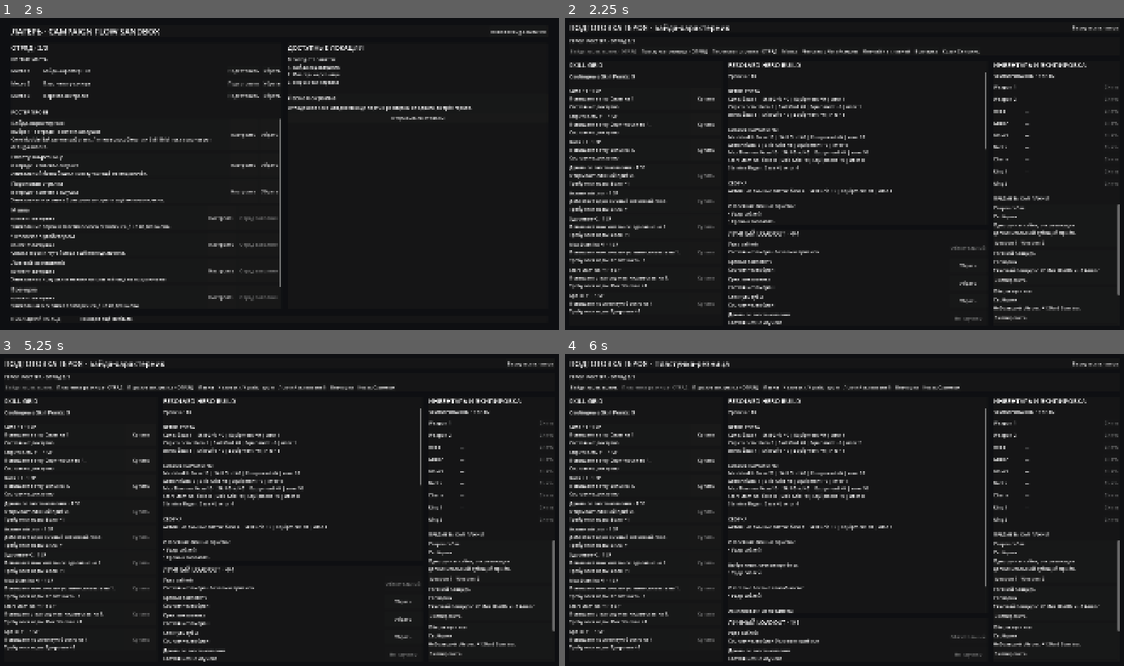
Above: before the commit, frames 1-4 (two rows, left to right).
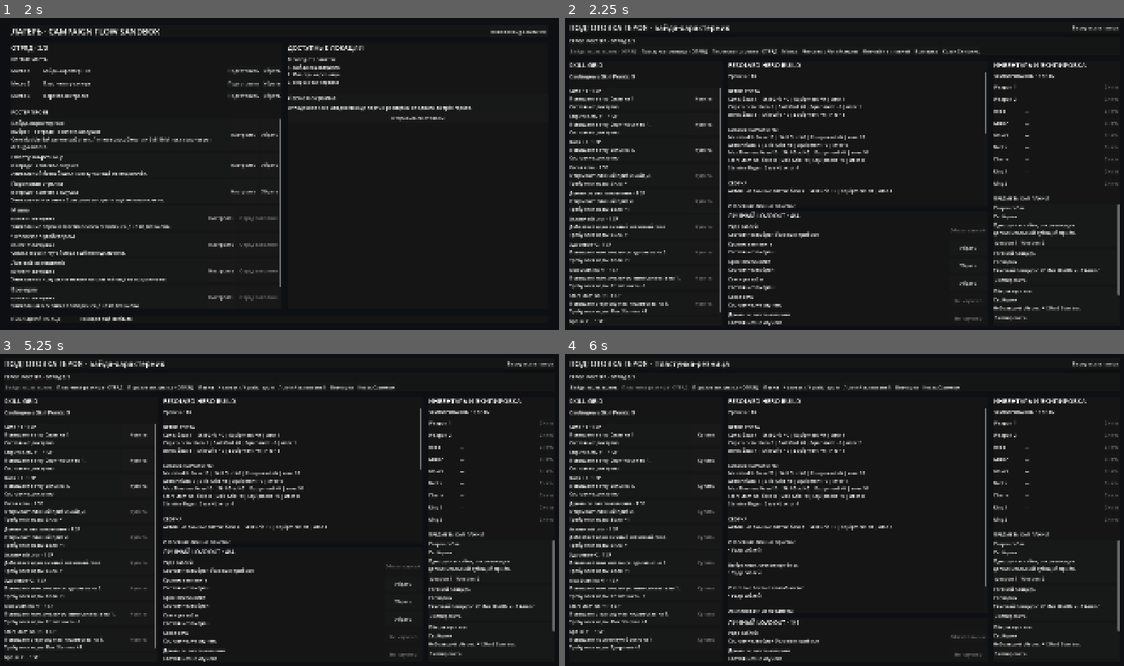
Above: after the commit, the same moments.

Repository: DanilNikolin/kleynod-steppe-frontier
Game: Godot game, scene res://scenes/campaign/campaign_sandbox.tscn
Two runs of this game, one before a commit and one after it. Both use one fixed random seed, a clock stepped at 60 frames per second and the inputs below.
Inputs:
- Up to frame 1 (2 s): click "Новая debug-кампания" at 0.5 s; click "Новая debug-кампания" at 1.25 s
- Up to frame 2 (2.25 s): click "Подготовить" at 2 s
- Up to frame 3 (5.25 s): click "Вернуться в лагерь" at 2.75 s; click "Убрать" at 3.5 s; click "Подготовить" at 4.25 s; click "Байда-характерник" at 5 s
- Up to frame 4 (6 s): click "Пластунка-резница · ОТРЯД" at 5.75 s

Frame 1 is identical in both runs. In frame 2, 2.5% of the frame differs, in the area x 0-76%, y 22-99%; in frame 3, 2.5%; in frame 4, nothing differs.

Commit message:
feat(bayda): add slanting cut ability and cracked armor status with debug skill grid

Diff:
--- /dev/null
+++ b/content/abilities/heroes/bayda/bayda_slanting_cut.tres
@@ -0,0 +1,37 @@
+[gd_resource type="Resource" script_class="AbilityDefinition" format=3]
+
+[ext_resource type="Script" path="res://core/battle/abilities/ability_definition.gd" id="1_ability"]
+[ext_resource type="Script" path="res://core/battle/targeting/ability_targeting_definition.gd" id="2_targeting"]
+[ext_resource type="Script" path="res://core/battle/effects/battle_effect.gd" id="3_effect"]
+[ext_resource type="Script" path="res://core/battle/effects/damage_effect.gd" id="4_damage"]
+[ext_resource type="Script" path="res://core/battle/effects/apply_status_effect.gd" id="5_apply_status"]
+[ext_resource type="Resource" path="res://content/statuses/heroes/bayda/bayda_cracked_armor.tres" id="6_cracked_armor"]
+
+[sub_resource type="Resource" id="Resource_slanting_cut_damage"]
+script = ExtResource("4_damage")
+base_damage = 4
+strength_scaling = 0.0
+effect_id = &"effect_bayda_slanting_cut_damage"
+
+[sub_resource type="Resource" id="Resource_slanting_cut_status"]
+script = ExtResource("5_apply_status")
+status_definition = ExtResource("6_cracked_armor")
+effect_id = &"effect_bayda_slanting_cut_cracked_armor"
+
+[sub_resource type="Resource" id="Resource_slanting_cut_targeting"]
+script = ExtResource("2_targeting")
+aim_requirement = 1
+aim_relation_mask = 4
+aim_offsets = Array[Vector2i]([Vector2i(1, -1), Vector2i(2, -1), Vector2i(3, -1), Vector2i(1, 0), Vector2i(2, 0), Vector2i(3, 0), Vector2i(1, 1), Vector2i(2, 1), Vector2i(3, 1)])
+affected_relation_mask = 4
+impact_offsets = Array[Vector2i]([Vector2i(0, 0), Vector2i(1, 0)])
+
+[resource]
+script = ExtResource("1_ability")
+ability_id = &"ability_bayda_slanting_cut"
+display_name = "Косая сечь"
+description = "Байда рубит выбранного врага и противника сразу за ним, наносит 4 урона и снижает их броню на 2."
+branch = 1
+stamina_cost = 6
+targeting = SubResource("Resource_slanting_cut_targeting")
+effects = Array[ExtResource("3_effect")]([SubResource("Resource_slanting_cut_damage"), SubResource("Resource_slanting_cut_status")])
--- a/content/heroes/bayda/bayda_hero.tres
+++ b/content/heroes/bayda/bayda_hero.tres
@@ -4,12 +4,13 @@
 [ext_resource type="Script" path="res://core/battle/abilities/ability_definition.gd" id="2_ability"]
 [ext_resource type="Resource" path="res://content/combatants/heroes/bayda/bayda_base_combatant.tres" id="3_combatant"]
 [ext_resource type="Resource" path="res://content/heroes/bayda/bayda_core_module.tres" id="4_core"]
-[ext_resource type="Resource" path="res://content/skill_grids/debug/debug_sechevik_skill_grid.tres" id="5_grid"]
+[ext_resource type="Resource" path="res://content/skill_grids/heroes/bayda/bayda_skill_grid_debug.tres" id="5_grid"]
 [ext_resource type="Resource" path="res://content/abilities/debug/debug_sabre_slash.tres" id="6_sabre"]
 [ext_resource type="Resource" path="res://content/abilities/debug/debug_spirit_mend.tres" id="7_mend"]
 [ext_resource type="Resource" path="res://content/abilities/heroes/bayda/bayda_blood_payment.tres" id="8_blood_payment"]
 [ext_resource type="Resource" path="res://content/abilities/heroes/bayda/bayda_gallows_hook.tres" id="9_gallows_hook"]
 [ext_resource type="Resource" path="res://content/abilities/heroes/bayda/bayda_grit_teeth.tres" id="10_grit_teeth"]
+[ext_resource type="Resource" path="res://content/abilities/heroes/bayda/bayda_slanting_cut.tres" id="11_slanting_cut"]
 
 [resource]
 script = ExtResource("1_hero")
@@ -19,7 +20,7 @@
 base_combatant_definition = ExtResource("3_combatant")
 core_module = ExtResource("4_core")
 skill_grid = ExtResource("5_grid")
-personal_abilities = Array[ExtResource("2_ability")]([ExtResource("6_sabre"), ExtResource("8_blood_payment"), ExtResource("9_gallows_hook"), ExtResource("10_grit_teeth"), ExtResource("7_mend")])
+personal_abilities = Array[ExtResource("2_ability")]([ExtResource("6_sabre"), ExtResource("8_blood_payment"), ExtResource("9_gallows_hook"), ExtResource("10_grit_teeth"), ExtResource("11_slanting_cut"), ExtResource("7_mend")])
 starting_known_ability_ids = Array[StringName]([&"ability_sabre_slash", &"ability_bayda_blood_payment", &"ability_bayda_gallows_hook", &"ability_bayda_grit_teeth"])
 default_ability_id = &"ability_sabre_slash"
 starting_active_slot_count = 4
--- a/content/heroes/bayda/debug_bayda_core_hero.tres
+++ b/content/heroes/bayda/debug_bayda_core_hero.tres
@@ -10,6 +10,7 @@
 [ext_resource type="Resource" path="res://content/abilities/heroes/bayda/bayda_blood_payment.tres" id="8_blood_payment"]
 [ext_resource type="Resource" path="res://content/abilities/heroes/bayda/bayda_gallows_hook.tres" id="9_gallows_hook"]
 [ext_resource type="Resource" path="res://content/abilities/heroes/bayda/bayda_grit_teeth.tres" id="10_grit_teeth"]
+[ext_resource type="Resource" path="res://content/abilities/heroes/bayda/bayda_slanting_cut.tres" id="11_slanting_cut"]
 
 [resource]
 script = ExtResource("1_hero")
@@ -19,8 +20,8 @@
 base_combatant_definition = ExtResource("3_combatant")
 core_module = ExtResource("4_core")
 skill_grid = ExtResource("5_grid")
-personal_abilities = Array[ExtResource("2_ability")]([ExtResource("6_sabre"), ExtResource("8_blood_payment"), ExtResource("9_gallows_hook"), ExtResource("10_grit_teeth"), ExtResource("7_mend")])
-starting_known_ability_ids = Array[StringName]([&"ability_sabre_slash", &"ability_bayda_blood_payment", &"ability_bayda_gallows_hook", &"ability_bayda_grit_teeth"])
+personal_abilities = Array[ExtResource("2_ability")]([ExtResource("6_sabre"), ExtResource("8_blood_payment"), ExtResource("9_gallows_hook"), ExtResource("10_grit_teeth"), ExtResource("11_slanting_cut"), ExtResource("7_mend")])
+starting_known_ability_ids = Array[StringName]([&"ability_sabre_slash", &"ability_bayda_blood_payment", &"ability_bayda_gallows_hook", &"ability_bayda_grit_teeth", &"ability_bayda_slanting_cut"])
 default_ability_id = &"ability_sabre_slash"
-starting_active_slot_count = 4
+starting_active_slot_count = 5
 maximum_active_slot_count = 6
--- /dev/null
+++ b/content/skill_grids/heroes/bayda/bayda_skill_grid_debug.tres
@@ -0,0 +1,96 @@
+[gd_resource type="Resource" script_class="SkillGridDefinition" format=3]
+
+[ext_resource type="Script" path="res://core/heroes/skill_grid/skill_grid_definition.gd" id="1_grid"]
+[ext_resource type="Script" path="res://core/heroes/skill_grid/skill_grid_node_definition.gd" id="2_node"]
+[ext_resource type="Resource" path="res://content/abilities/debug/debug_spirit_mend.tres" id="3_mend"]
+[ext_resource type="Resource" path="res://content/abilities/heroes/bayda/bayda_slanting_cut.tres" id="4_slanting_cut"]
+
+[sub_resource type="Resource" id="Node_strength_1"]
+script = ExtResource("2_node")
+node_id = &"node_debug_strength_1"
+display_name = "Сила +1"
+description = "Повышает ветку Силы на 1."
+branch = 1
+
+[sub_resource type="Resource" id="Node_agility_1"]
+script = ExtResource("2_node")
+node_id = &"node_debug_agility_1"
+display_name = "Спритность +1"
+description = "Повышает ветку Спритности на 1."
+branch = 2
+
+[sub_resource type="Resource" id="Node_spirit_1"]
+script = ExtResource("2_node")
+node_id = &"node_debug_spirit_1"
+display_name = "Воля +1"
+description = "Повышает ветку Воли на 1."
+branch = 3
+
+[sub_resource type="Resource" id="Node_learn_slanting_cut"]
+script = ExtResource("2_node")
+node_id = &"node_bayda_learn_slanting_cut"
+display_name = "Косая сечь"
+description = "Открывает личный приём Байды."
+node_type = 1
+prerequisite_node_ids = Array[StringName]([&"node_debug_strength_1"])
+granted_ability = ExtResource("4_slanting_cut")
+
+[sub_resource type="Resource" id="Node_learn_mend"]
+script = ExtResource("2_node")
+node_id = &"node_debug_learn_spirit_mend"
+display_name = "Духовное восстановление"
+description = "Открывает личный приём."
+node_type = 1
+prerequisite_node_ids = Array[StringName]([&"node_debug_spirit_1"])
+granted_ability = ExtResource("3_mend")
+
+[sub_resource type="Resource" id="Node_active_slot"]
+script = ExtResource("2_node")
+node_id = &"node_debug_active_slot_1"
+display_name = "Активный слот"
+description = "Добавляет один личный активный слот."
+node_type = 2
+prerequisite_node_ids = Array[StringName]([&"node_debug_strength_1"])
+
+[sub_resource type="Resource" id="Node_health"]
+script = ExtResource("2_node")
+node_id = &"node_debug_health_1"
+display_name = "Здоровье +2"
+description = "Повышает максимальное здоровье на 2."
+node_type = 6
+prerequisite_node_ids = Array[StringName]([&"node_debug_spirit_1"])
+rare_stat = 1
+rare_stat_amount = 2
+
+[sub_resource type="Resource" id="Node_max_stamina"]
+script = ExtResource("2_node")
+node_id = &"node_debug_max_stamina_1"
+display_name = "Max Stamina +1"
+description = "Повышает максимальную выносливость на 1."
+node_type = 6
+prerequisite_node_ids = Array[StringName]([&"node_debug_agility_1"])
+rare_stat = 2
+
+[sub_resource type="Resource" id="Node_start_stamina"]
+script = ExtResource("2_node")
+node_id = &"node_debug_start_stamina_1"
+display_name = "Start Stamina +1"
+description = "Повышает стартовую выносливость на 1."
+node_type = 6
+prerequisite_node_ids = Array[StringName]([&"node_debug_max_stamina_1"])
+rare_stat = 3
+
+[sub_resource type="Resource" id="Node_armor"]
+script = ExtResource("2_node")
+node_id = &"node_debug_armor_1"
+display_name = "Броня +1"
+description = "Повышает постоянную броню на 1."
+node_type = 6
+prerequisite_node_ids = Array[StringName]([&"node_debug_health_1"])
+rare_stat = 4
+
+[resource]
+script = ExtResource("1_grid")
+grid_id = &"skill_grid_bayda_debug"
+display_name = "Временная сетка Байды"
+nodes = Array[ExtResource("2_node")]([SubResource("Node_strength_1"), SubResource("Node_agility_1"), SubResource("Node_spirit_1"), SubResource("Node_learn_slanting_cut"), SubResource("Node_learn_mend"), SubResource("Node_active_slot"), SubResource("Node_health"), SubResource("Node_max_stamina"), SubResource("Node_start_stamina"), SubResource("Node_armor")])
--- /dev/null
+++ b/content/statuses/heroes/bayda/bayda_cracked_armor.tres
@@ -0,0 +1,18 @@
+[gd_resource type="Resource" script_class="BattleStatusDefinition" format=3]
+
+[ext_resource type="Script" path="res://core/battle/statuses/battle_status_definition.gd" id="1_status"]
+[ext_resource type="Script" path="res://core/battle/stats/battle_stat_modifier.gd" id="2_modifier"]
+
+[sub_resource type="Resource" id="Resource_armor_modifier"]
+script = ExtResource("2_modifier")
+amount_per_stack = -2
+
+[resource]
+script = ExtResource("1_status")
+status_id = &"status_bayda_cracked_armor"
+display_name = "Разбитая защита"
+description = "Броня снижена на 2. Повторное применение обновляет длительность."
+polarity = 2
+tags = Array[StringName]([&"debuff", &"armor_debuff"])
+duration_turns = 2
+stat_modifiers = Array[ExtResource("2_modifier")]([SubResource("Resource_armor_modifier")])
Not shown, changed: godot_focused_context.py
